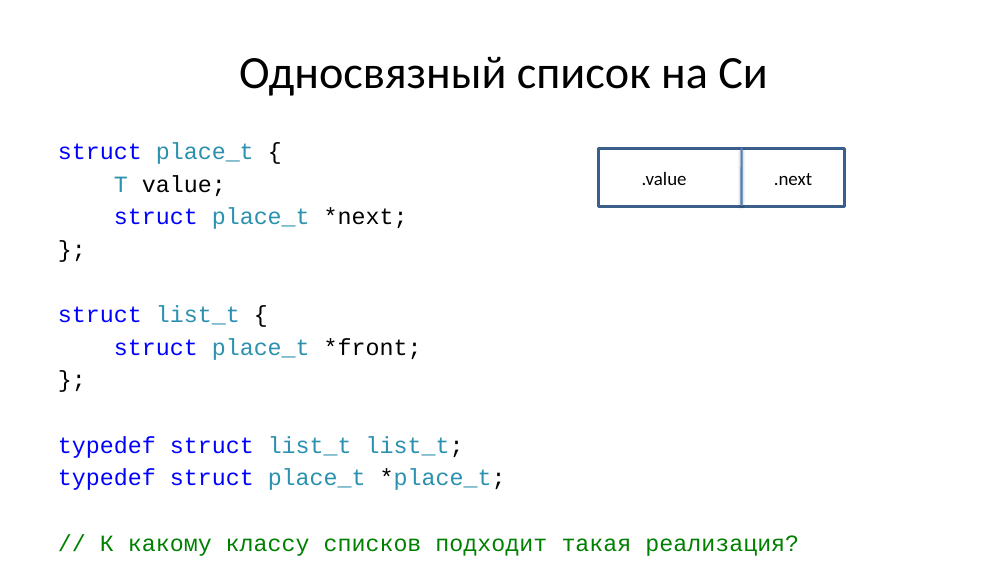
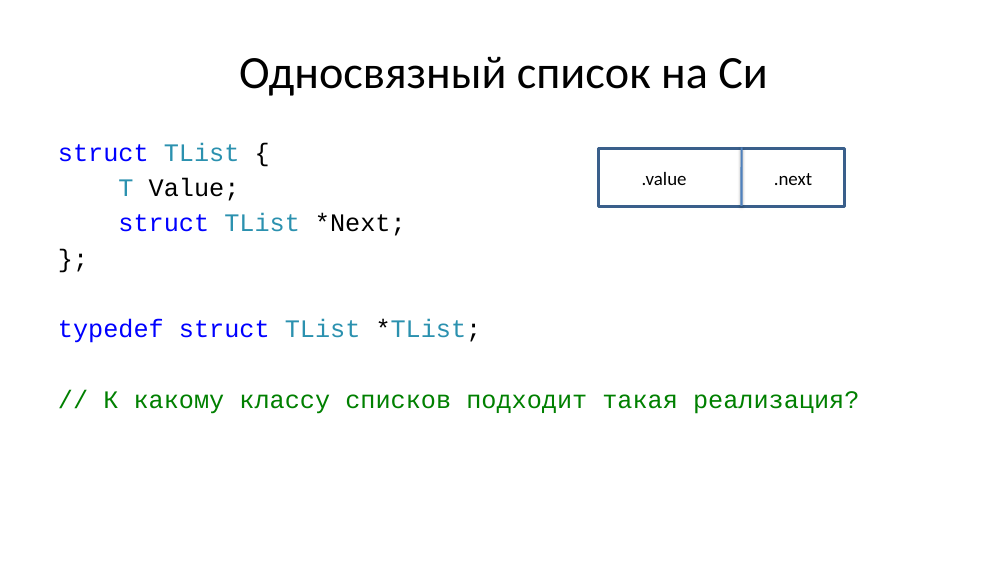
Before and after one commit to Evgueni-Petrov-aka-espetrov/Algorithms-and-Programming-in-C-pptx, a slide deck: slide 17 of 08 Списки.pptx (slide 12 before the commit). Drawn at 1008x567 pixels with LibreOffice and Linux fonts; fonts in the diff are those of the drawing. Boxes give left, top, right and bottom in pixels: in the first picture for what was removed or moved away, otherwise in the second. Text is boxed around its words. In the diff, an @@ line names an element or a change of style, - is before the commit and + after.

```diff
--- a/08 Списки.pptx
+++ b/08 Списки.pptx
@@ text at (58, 142, 406, 236): text changed; size 22.2 to 24 pt; text colour #2B91AF to #000000 @@
-struct place_t {
-T value;
-struct place_t *next;
+struct TList {
+T Value;
+struct TList *Next;
@@ text at (58, 319, 482, 343): text changed; size 22.2 to 24 pt; text colour #2B91AF to #0000FF @@
-struct list_t {
-struct place_t *front;
-};
-typedef struct list_t list_t;
-typedef struct place_t *place_t;
+typedef struct TList *TList;
@@ text at (103, 391, 859, 414): size 22.2 to 24 pt in "};", "// К какому классу списков подходит такая ..." @@
```
Also in this commit, not shown: 10 other slides changed, 5 slides added.
